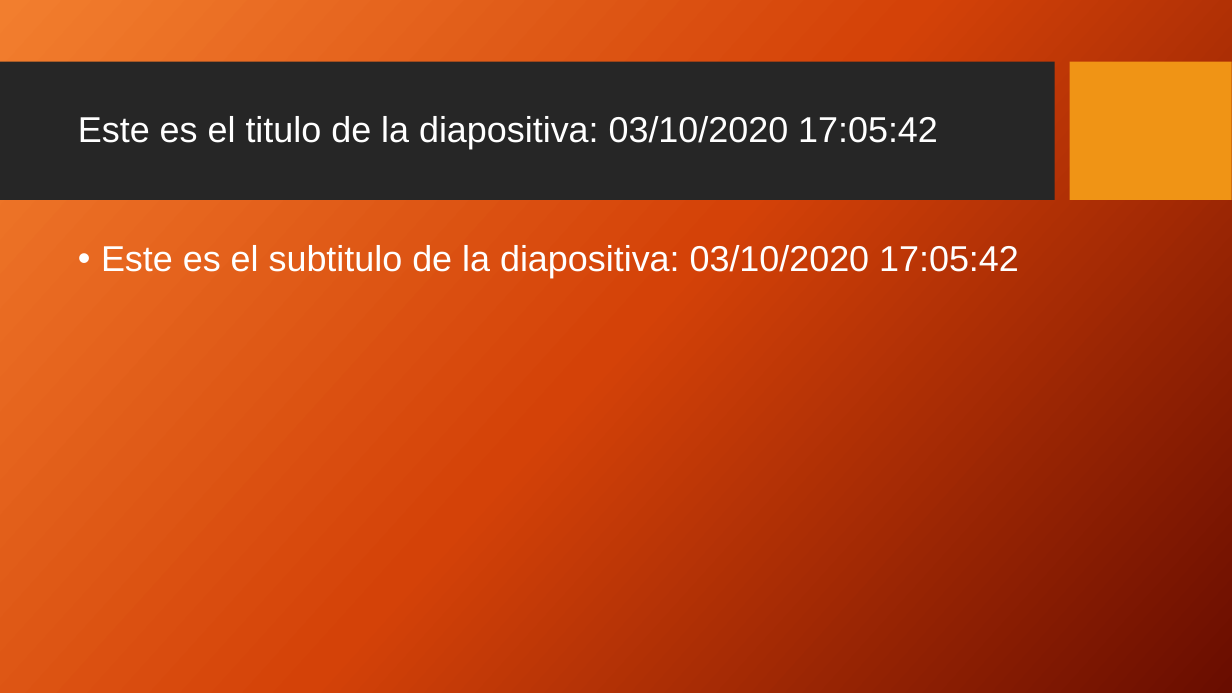
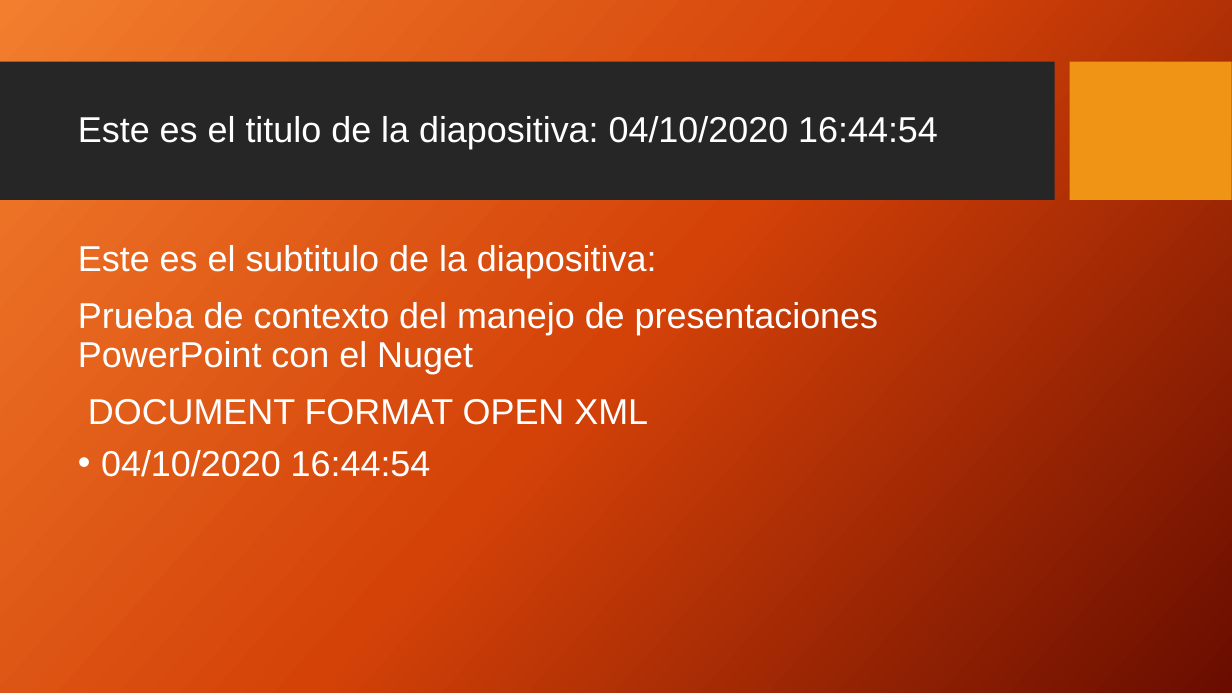
Before and after one commit to efrainmejiasc/OpenXmlDocumentFormatPPT, a slide deck: slide 1 of OpenXmlDocumentFormatPPT/OpenXmlDocumentFormatPPT/TemplatePPT/Plantilla1.pptx. Drawn at 1232x693 pixels with LibreOffice and Linux fonts; fonts in the diff are those of the drawing; background and template pictures are left out. Boxes give left, top, right and bottom in pixels: in the first picture for what was removed or moved away, otherwise in the second. Text is boxed around its words. In the diff, an @@ line names an element or a change of style, - is before the commit and + after.

```diff
--- a/OpenXmlDocumentFormatPPT/OpenXmlDocumentFormatPPT/TemplatePPT/Plantilla1.pptx
+++ b/OpenXmlDocumentFormatPPT/OpenXmlDocumentFormatPPT/TemplatePPT/Plantilla1.pptx
@@ title at box(78, 116, 938, 149): text changed @@
-Este es el titulo de la diapositiva: 03/10/2020 17:05:42
+Este es el titulo de la diapositiva: 04/10/2020 16:44:54
@@ text at box(78, 245, 878, 477): text changed @@
-• Este es el subtitulo de la diapositiva: 03/10/2020 17:05:42
+• Este es el subtitulo de la diapositiva:
+  Prueba de contexto del manejo de presentaciones PowerPoint con el Nuget
+  DOCUMENT FORMAT OPEN XML
+  04/10/2020 16:44:54
```
Also in this commit, not shown: 1 other slide changed, 4 other files.
